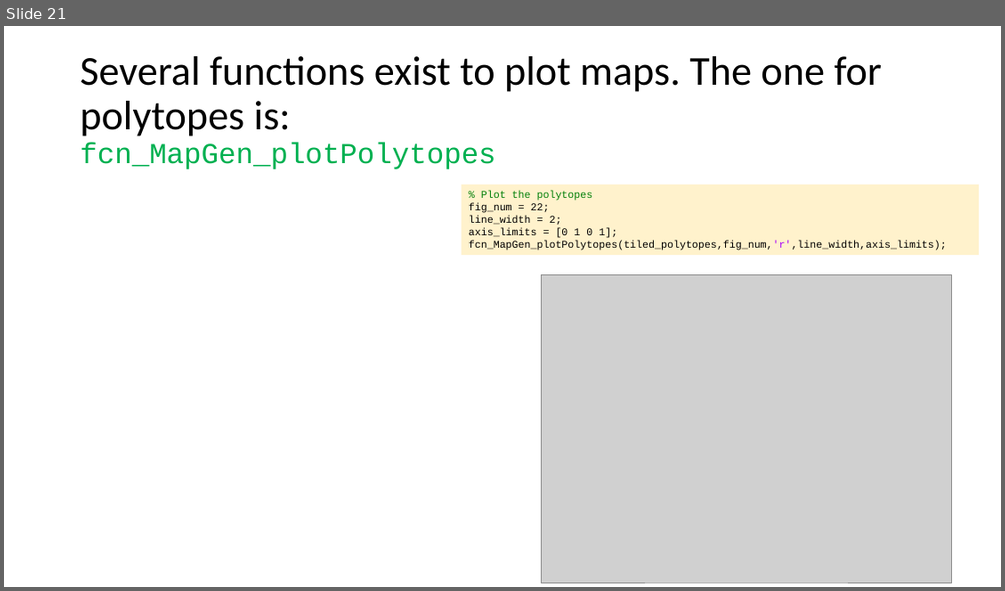
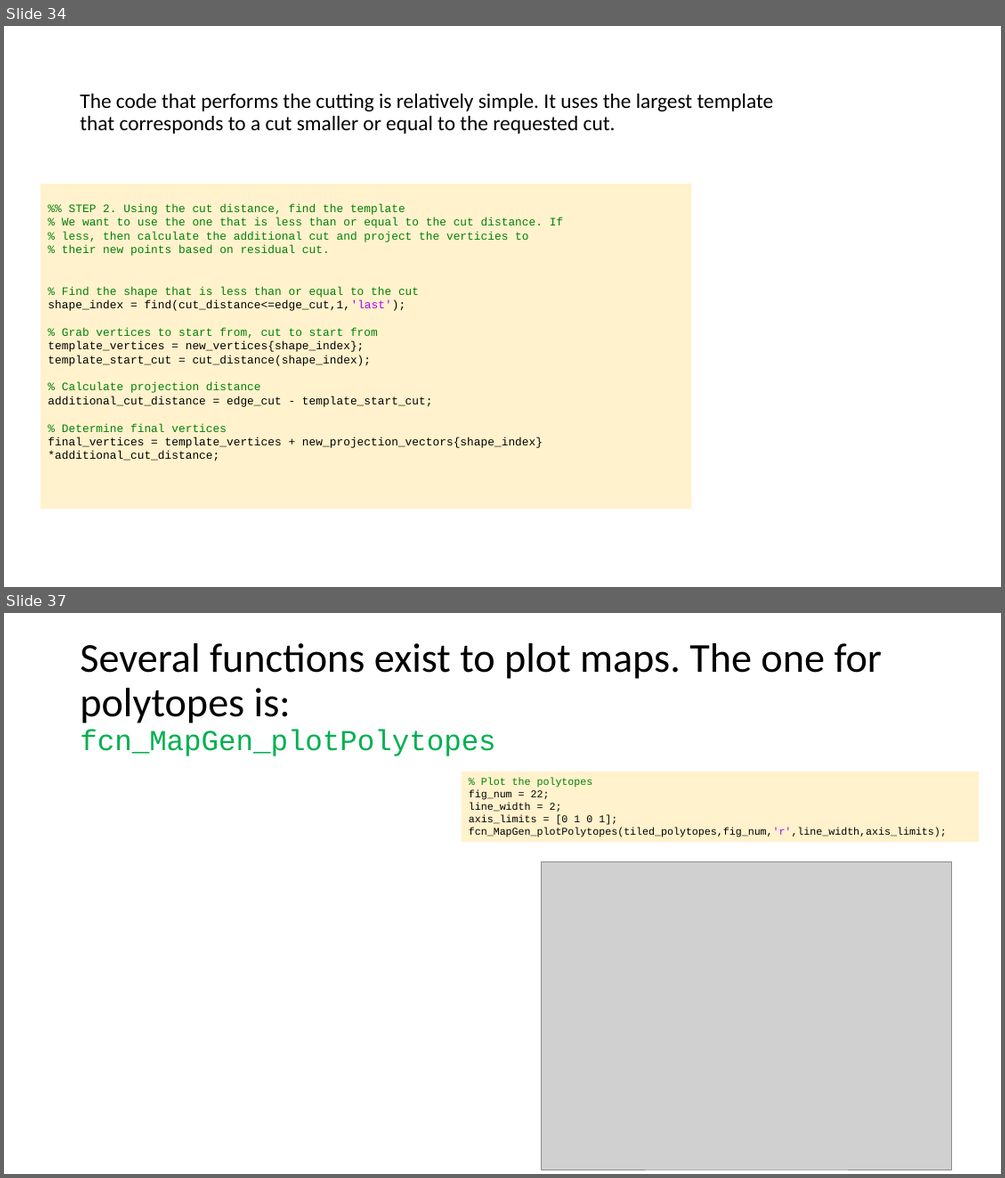
Before and after one commit to ivsg-psu/PathPlanning_MapTools_MapGenClassLibrary, a slide deck: Documents/MapGenClassLibrary.pptx. Shown one above the other, each under a label of ours: slide 21 before the commit, slides 34 and 37 after it; the slides between them are not shown. The pictures are 1005x591 and 1005x1178 pixels, drawn with LibreOffice and Linux fonts; fonts in the diff are those of the drawing; grey boxes stand for pictures. Boxes give left, top, right and bottom in pixels: in the first picture for what was removed or moved away, otherwise in the second. Text is boxed around its words. In the diff, an @@ line names an element or a change of style, - is before the commit and + after.

Commit message:
FIX: found and fixed several bugs in the edge shrinking, and updated the documentation for the changes. Bugs were in area calculation of CentroidAndArea, and several other functions related to shrinking from edges.

```diff
--- a/Documents/MapGenClassLibrary.pptx
+++ b/Documents/MapGenClassLibrary.pptx
@@ slide 34 added at box(4, 26, 1001, 587), background #FFFFFF @@
@@ title added at box(80, 93, 774, 134), 20 pt, text #000000 @@
+The code that performs the cutting is relatively simple. It uses the largest template that corresponds to a cut smaller or equal to the requested cut.
@@ rectangle added at box(40, 184, 692, 509), fill #FFF2CC, 11 pt, text #028009 @@
+%% STEP 2. Using the cut distance, find the template
+% We want to use the one that is less than or equal to the cut distance. If
+% less, then calculate the additional cut and project the verticies to
+% their new points based on residual cut.
+% Find the shape that is less than or equal to the cut
+shape_index = find(cut_distance<=edge_cut,1,'last');
+% Grab vertices to start from, cut to start from
+template_vertices = new_vertices{shape_index};
+template_start_cut = cut_distance(shape_index);
+% Calculate projection distance
+additional_cut_distance = edge_cut - template_start_cut;
+% Determine final vertices
+final_vertices = template_vertices + new_projection_vectors{shape_index}*additional_cut_distance;
@@ what was slide 21 is now slide 37 @@
```
Also in this commit, not shown: 15 other slides added, 6 other files.
